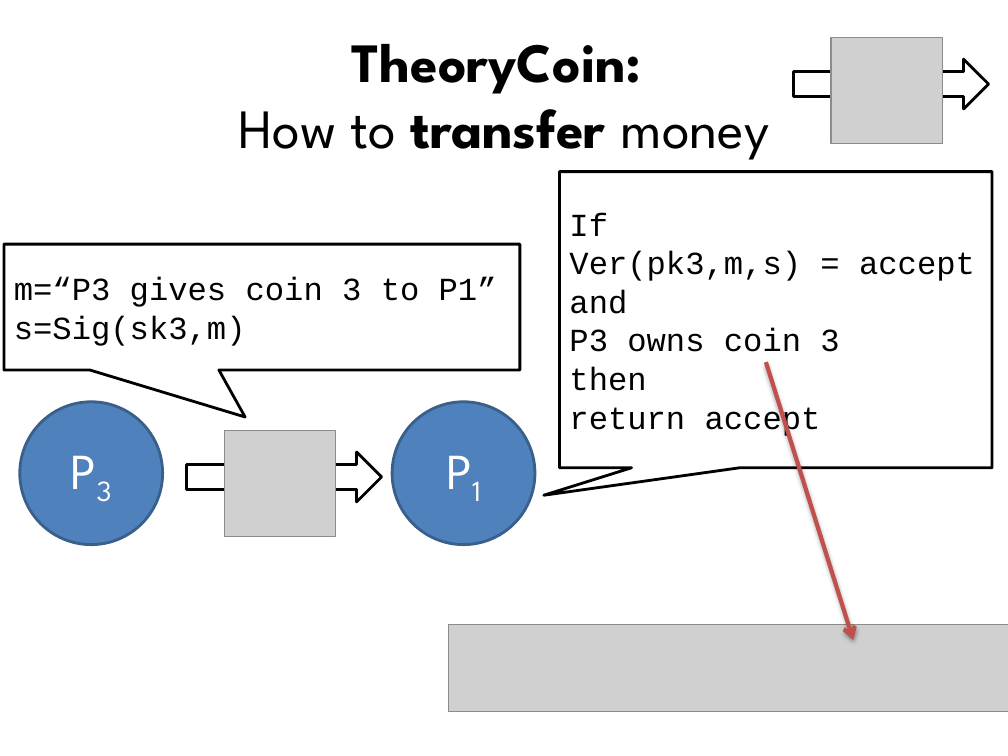
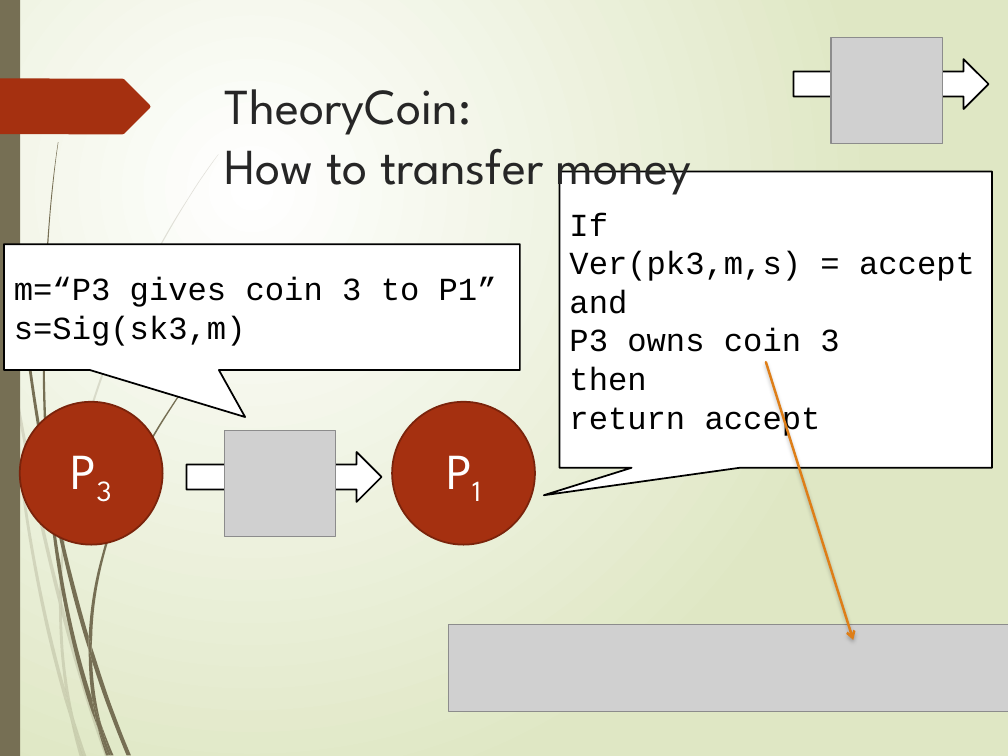
Before and after one commit to jupadhya1/Twitter-Sentimental-Analysis, a slide deck: slide 18 of BTC-Mining.pptx. Drawn at 1008x756 pixels with LibreOffice and Linux fonts; fonts in the diff are those of the drawing; grey boxes stand for pictures. Boxes give left, top, right and bottom in pixels: in the first picture for what was removed or moved away, otherwise in the second. Text is boxed around its words. In the diff, an @@ line names an element or a change of style, - is before the commit and + after.

```diff
--- a/BTC-Mining.pptx
+++ b/BTC-Mining.pptx
@@ background #FFFFFF to gradient #FFFFFF to #DFE8C4 @@
@@ rectangle added at box(0, 0, 20, 756), fill #766F54 @@
@@ outline #000000 2 pt to #000000 1.25 pt in 4 elements at box(4, 244, 520, 370), box(559, 171, 992, 468), box(186, 452, 382, 501), box(793, 59, 989, 109) @@
@@ freeform shape added at box(0, 79, 150, 135), fill #A53010 @@
@@ title "TheoryCoin: How to transfer money": place and size @@
-title "TheoryCoin: How to transfer money" at box(239, 44, 770, 160)
+title "TheoryCoin: How to transfer money" at box(224, 89, 691, 200)
@@ title "TheoryCoin: How to transfer money" at box(224, 89, 691, 200): size 39.6 to 36 pt, text colour #000000 to #262626; bold off in "TheoryCoin: transfer"; alignment centre to left; vertical alignment middle to top @@
@@ arrow (766, 362) - (853, 640): stroke #C0504D 3 pt to #DE7E18 1.75 pt @@
@@ ellipse "P3" at box(20, 402, 163, 545): fill #4F81BD to #A53010; outline #3A5F8C 2 pt to #7A240C 1.25 pt @@
@@ ellipse "P1" at box(392, 402, 535, 545): fill #4F81BD to #A53010; outline #3A5F8C 2 pt to #7A240C 1.25 pt @@
@@ group added at box(0, 154, 219, 756): 10 freeform shapes @@
@@ group added at box(2, 0, 218, 756): 12 freeform shapes @@
```
Also in this commit, not shown: 33 other slides changed.
